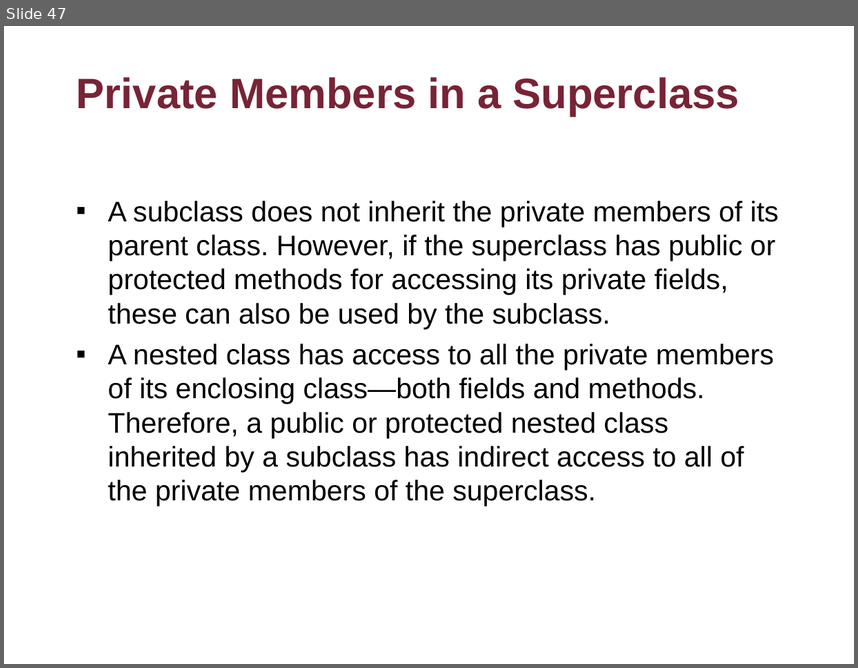
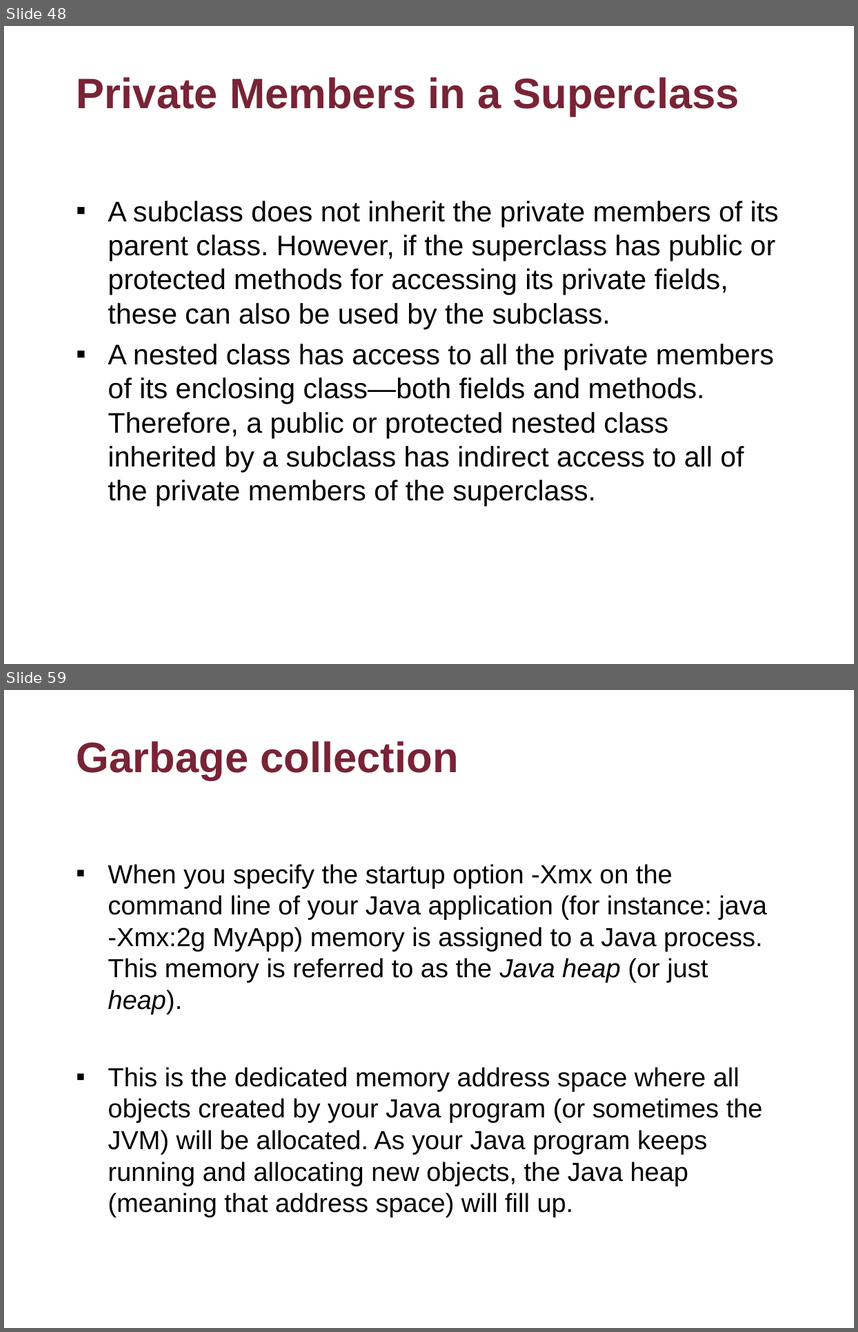
Before and after one commit to flyworker/java-workshop, a slide deck: Advanced Java Workshop-Concordia.ppt. Shown one above the other, each under a label of ours: slide 47 before the commit, slides 48 and 59 after it; the slides between them are not shown. The pictures are 858x668 and 858x1332 pixels, drawn with LibreOffice and Linux fonts; fonts in the diff are those of the drawing; background and template pictures are left out. Boxes give left, top, right and bottom in pixels: in the first picture for what was removed or moved away, otherwise in the second. Text is boxed around its words. In the diff, an @@ line names an element or a change of style, - is before the commit and + after.

```diff
--- a/Advanced Java Workshop-Concordia.ppt
+++ b/Advanced Java Workshop-Concordia.ppt
@@ slide 59 added at (4, 690, 854, 1328), background picture (left out) @@
@@ title added at (76, 741, 459, 780), 36 pt, text #782336, bold @@
+Garbage collection
@@ text added at (108, 864, 767, 1216), 22.2 pt, text #000000 @@
+▪ When you specify the startup option -Xmx on the command line of your Java application (for instance: java -Xmx:2g MyApp) memory is assigned to a Java process. This memory is referred to as the Java heap (or just heap).
+▪ This is the dedicated memory address space where all objects created by your Java program (or sometimes the JVM) will be allocated. As your Java program keeps running and allocating new objects, the Java heap (meaning that address space) will fill up.
@@ what was slide 47 is now slide 48 @@
```
Also in this commit, not shown: 24 other slides added, 9 other files.
